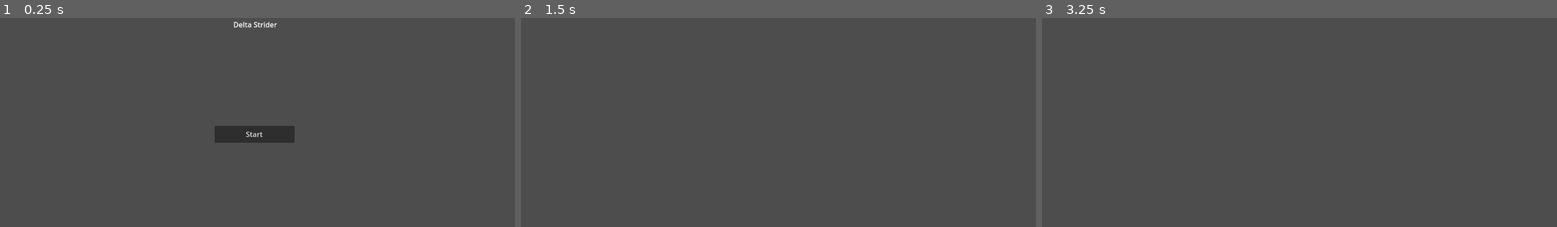
Above: before the commit, frames 1-3 (left to right).
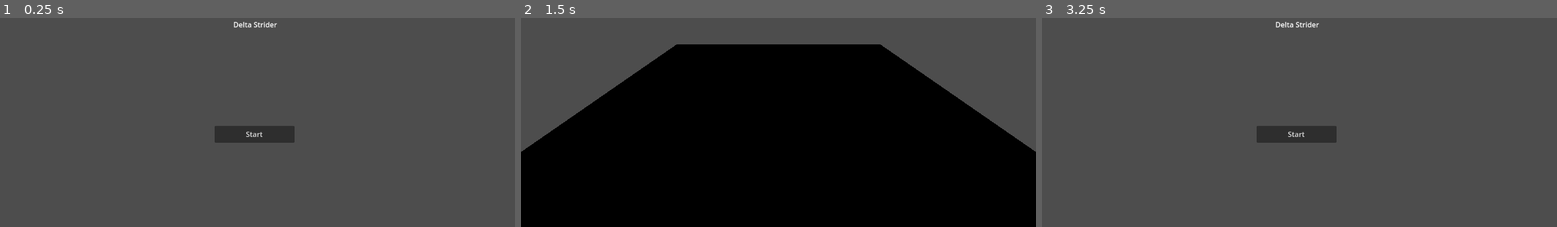
Above: after the commit, the same moments.

Repository: korinVR/TopDownShooterExample
Game: Godot game, scene res://main.tscn
Same seed, same stepped clock (60 frames per second), same inputs: the game is played once before the commit and once after it.
Inputs (mouse positions are in pixels of both pictures, inside the frame that each line leads up to):
- Up to frame 1 (0.25 s): no input
- Up to frame 2 (1.5 s): click "Start" at 0.5 s; tap Enter at 1.25 s
- Up to frame 3 (3.25 s): click (1294, 135) at 2 s, where only the run after the commit has a clickable "Start"; tap Space at 2.75 s

The runs differ from the first frame. In frame 2, 72% of the frame differs, in the area x 0-100%, y 12-100%; in frame 3, 1.3%.

Commit message:
Complete title and game scene loop

Diff:
--- /dev/null
+++ b/game.tscn
@@ -0,0 +1,9 @@
+[gd_scene load_steps=2 format=3 uid="uid://quhu1c7vypo5"]
+
+[sub_resource type="PlaneMesh" id="PlaneMesh_7lh4u"]
+size = Vector2(10, 10)
+
+[node name="Level1" type="Node3D"]
+
+[node name="MeshInstance3D" type="MeshInstance3D" parent="."]
+mesh = SubResource("PlaneMesh_7lh4u")
--- a/main.gd
+++ b/main.gd
@@ -1,13 +1,16 @@
 extends Node3D
 
+const TitleScene = preload("res://title.tscn")
+const GameScene = preload("res://game.tscn")
 
-# Called when the node enters the scene tree for the first time.
 func _ready() -> void:
-	await $Title.game_started
-	print("Started!")
-	$Title.queue_free()
+	while true:
+		var title_scene = TitleScene.instantiate()
+		add_child(title_scene)
+		await title_scene.game_started
+		title_scene.queue_free()
 
-
-# Called every frame. 'delta' is the elapsed time since the previous frame.
-func _process(delta: float) -> void:
-	pass
+		var game_scene = GameScene.instantiate()
+		add_child(game_scene)
+		await get_tree().create_timer(1).timeout
+		game_scene.queue_free()
--- a/main.tscn
+++ b/main.tscn
@@ -1,26 +1,9 @@
-[gd_scene load_steps=3 format=3 uid="uid://dfe2gr7cxyit7"]
+[gd_scene load_steps=2 format=3 uid="uid://dfe2gr7cxyit7"]
 
 [ext_resource type="Script" path="res://main.gd" id="1_4cojj"]
-[ext_resource type="Script" path="res://title.gd" id="2_2gskj"]
 
 [node name="Main" type="Node3D"]
 script = ExtResource("1_4cojj")
 
-[node name="Title" type="Node2D" parent="."]
-script = ExtResource("2_2gskj")
-
-[node name="Button" type="Button" parent="Title"]
-offset_left = 480.0
-offset_top = 421.0
-offset_right = 659.0
-offset_bottom = 459.0
-size_flags_horizontal = 4
-size_flags_vertical = 4
-text = "Start"
-
-[node name="Label" type="Label" parent="Title"]
-offset_left = 522.0
-offset_top = 182.0
-offset_right = 620.0
-offset_bottom = 208.0
-text = "Delta Strider"
+[node name="Camera3D" type="Camera3D" parent="."]
+transform = Transform3D(1, 0, 0, 0, 0.866025, 0.5, 0, -0.5, 0.866025, 0, 3, 4)
--- /dev/null
+++ b/title.tscn
@@ -0,0 +1,22 @@
+[gd_scene load_steps=2 format=3 uid="uid://y8ux7j07qx0e"]
+
+[ext_resource type="Script" path="res://title.gd" id="1_p4tv6"]
+
+[node name="Title" type="Node2D"]
+script = ExtResource("1_p4tv6")
+
+[node name="Button" type="Button" parent="."]
+offset_left = 480.0
+offset_top = 421.0
+offset_right = 659.0
+offset_bottom = 459.0
+size_flags_horizontal = 4
+size_flags_vertical = 4
+text = "Start"
+
+[node name="Label" type="Label" parent="."]
+offset_left = 522.0
+offset_top = 182.0
+offset_right = 620.0
+offset_bottom = 208.0
+text = "Delta Strider"
